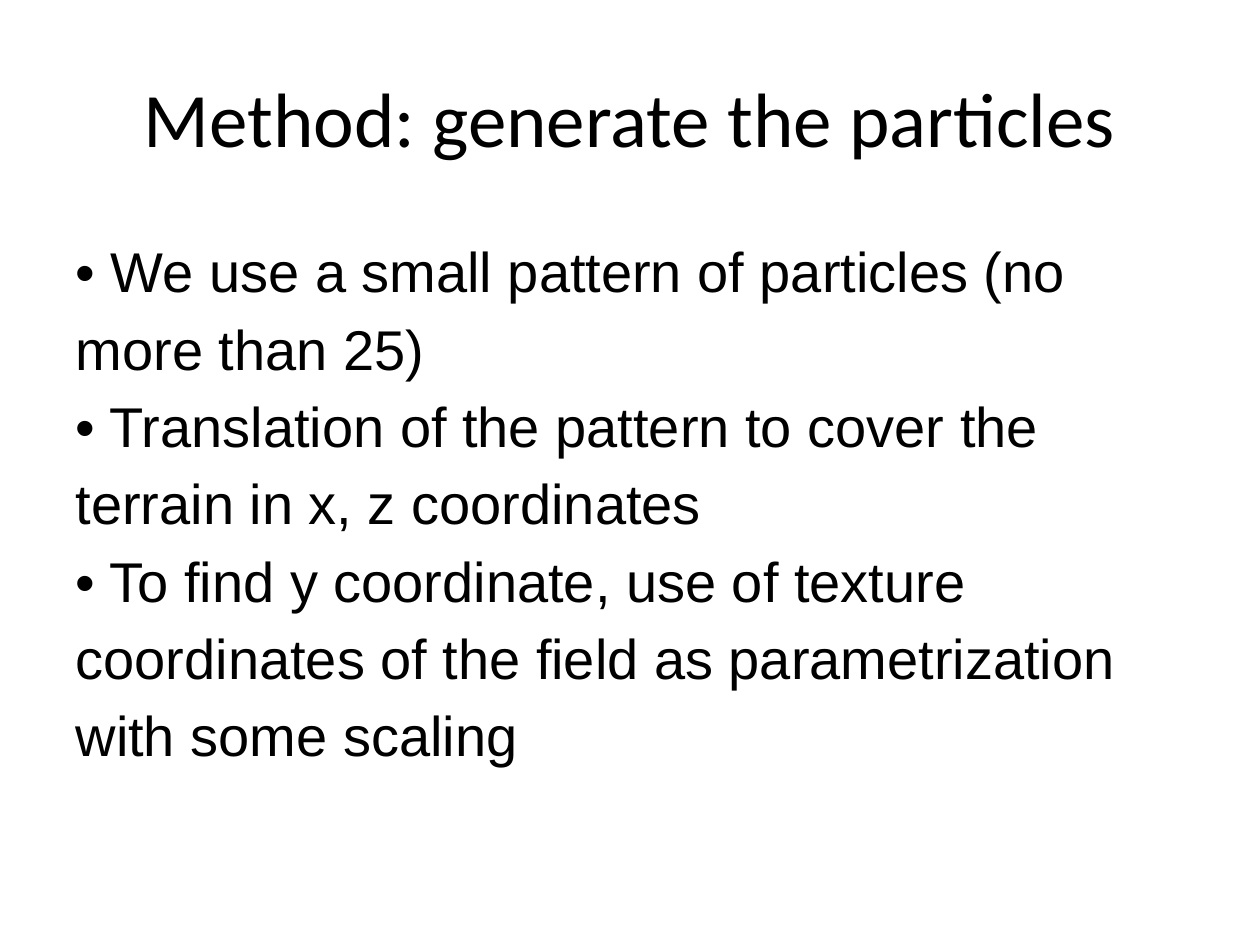
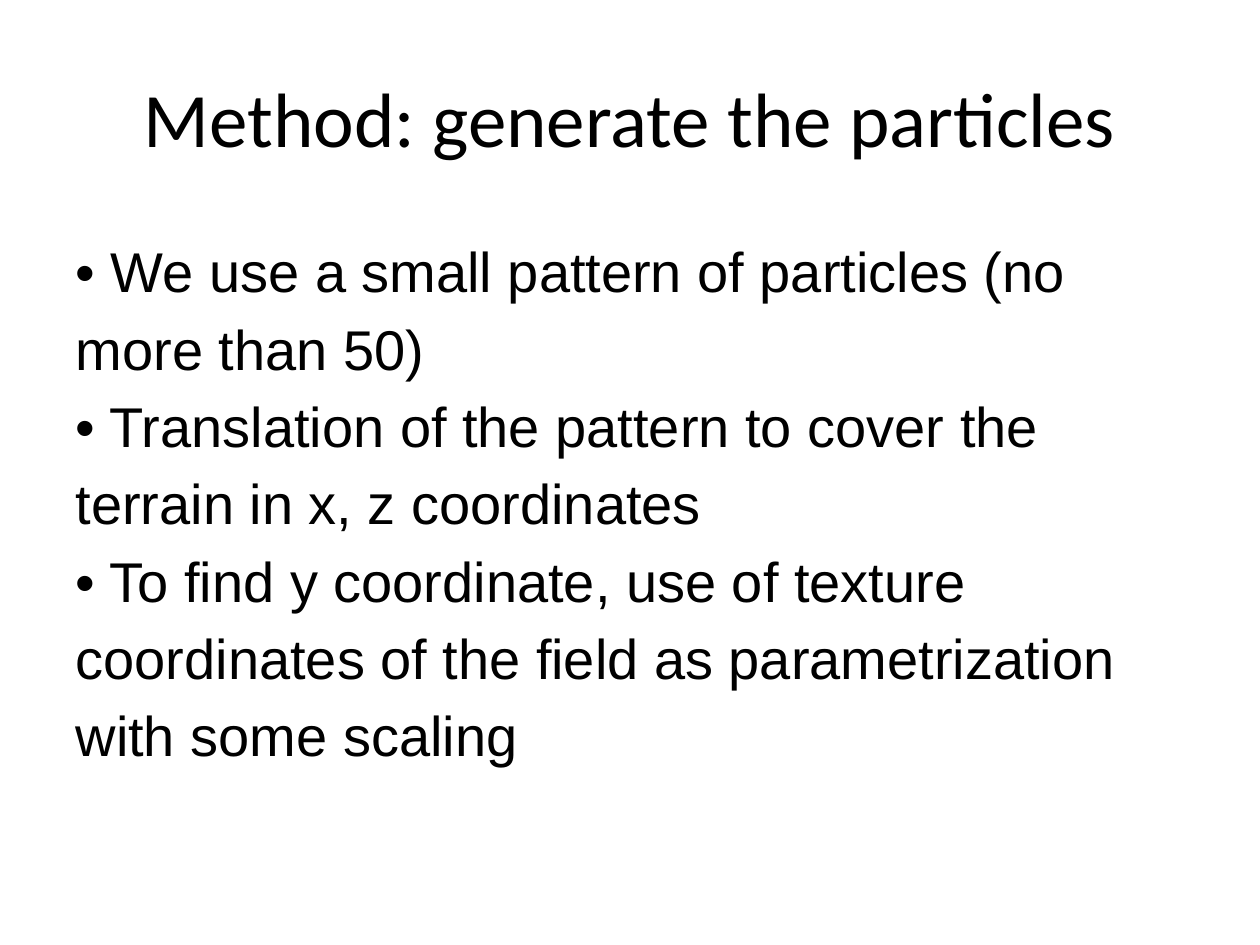
Before and after one commit to Cyntix/Grass_Rendering, a slide deck: slide 9 of Final_Presentation/Presentation.pptx. Drawn at 1260x945 pixels with LibreOffice and Linux fonts; fonts in the diff are those of the drawing. Boxes give left, top, right and bottom in pixels: in the first picture for what was removed or moved away, otherwise in the second. Text is boxed around its words. In the diff, an @@ line names an element or a change of style, - is before the commit and + after.

```diff
--- a/Final_Presentation/Presentation.pptx
+++ b/Final_Presentation/Presentation.pptx
@@ text at [76, 251, 1065, 380]: text changed @@
-• We use a small pattern of particles (no more than 25)
+• We use a small pattern of particles (no more than 50)
```
Also in this commit, not shown: 7 other files.
